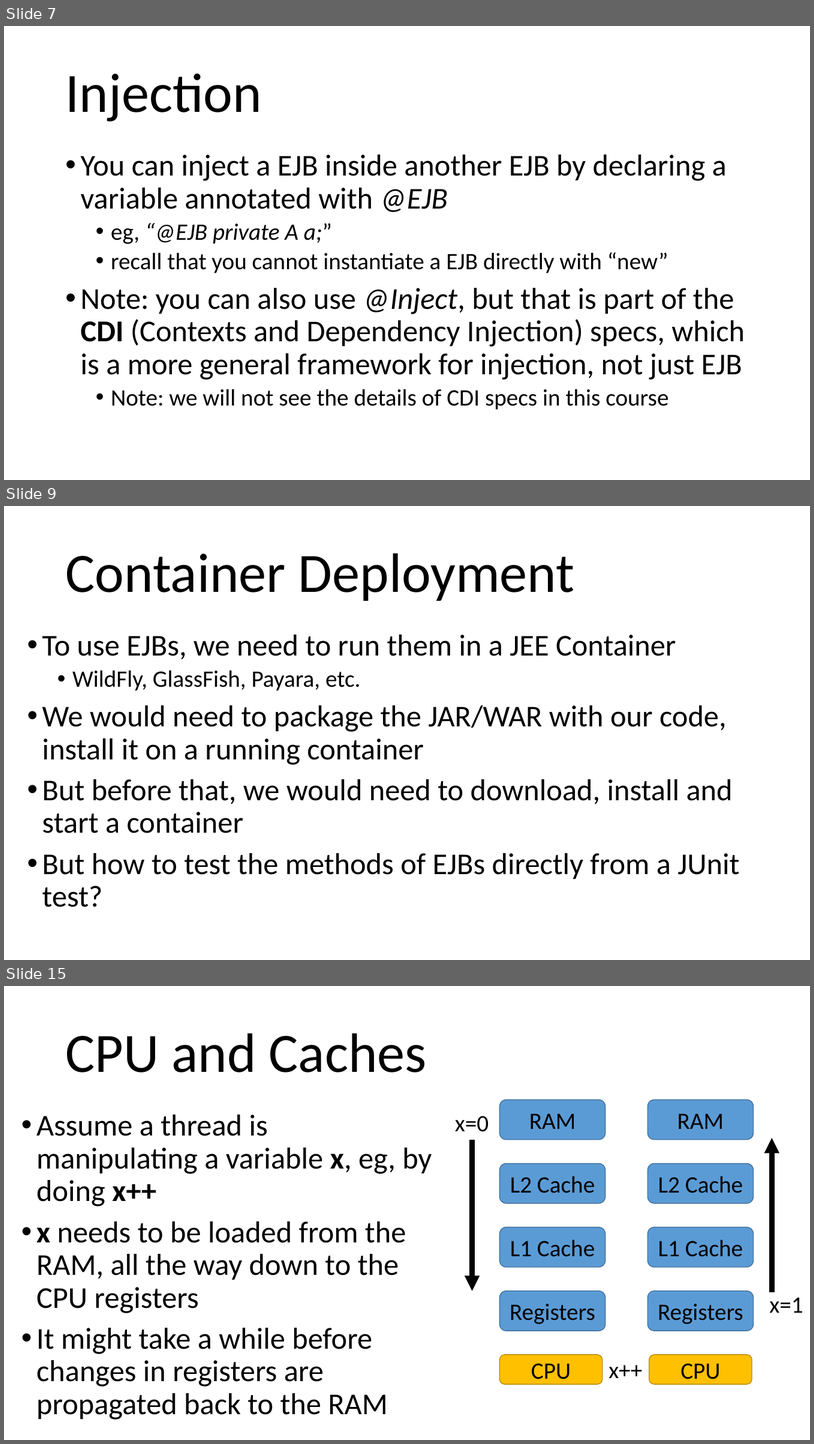
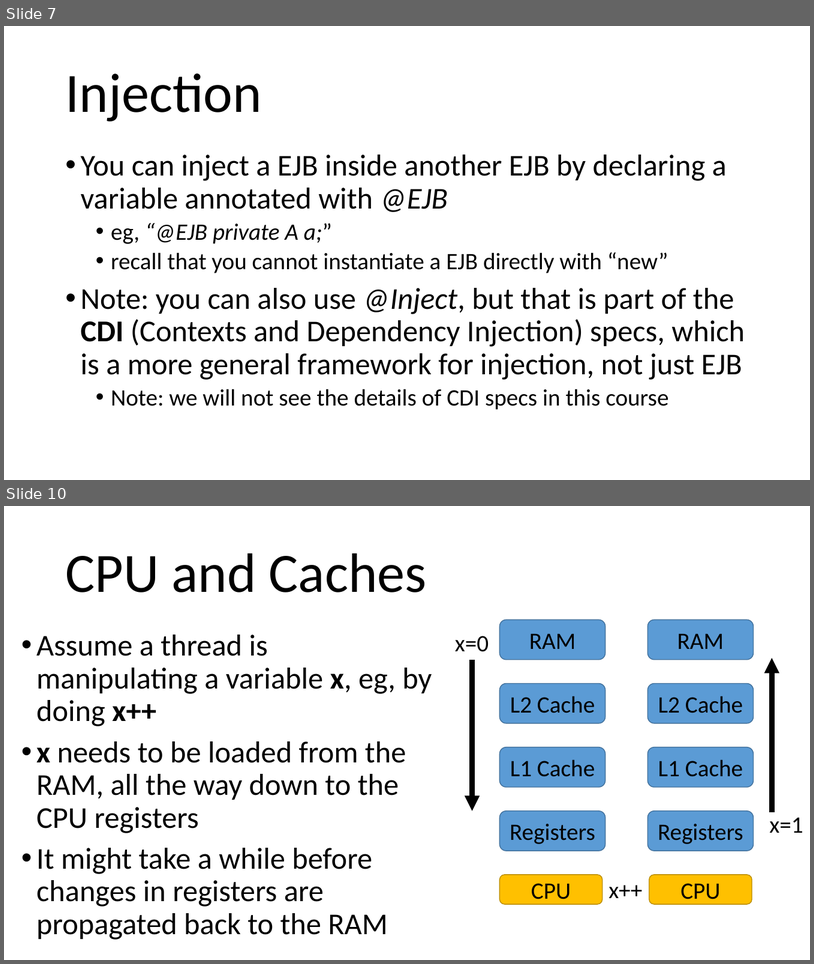
Before and after one commit to arcuri82/testing_security_development_enterprise_systems, a slide deck: doc/intro/slides/lesson_05_ejb.pptx. Shown one above the other, each under a label of ours: slides 7, 9 and 15 before the commit, slides 7 and 10 after it; the slides between them are not shown. The pictures are 814x1444 and 814x964 pixels, drawn with LibreOffice and Linux fonts; fonts in the diff are those of the drawing. Boxes give left, top, right and bottom in pixels: in the first picture for what was removed or moved away, otherwise in the second. Text is boxed around its words. In the diff, an @@ line names an element or a change of style, - is before the commit and + after.

```diff
--- a/doc/intro/slides/lesson_05_ejb.pptx
+++ b/doc/intro/slides/lesson_05_ejb.pptx
@@ slide 9 removed at box(4, 506, 810, 960), background #FFFFFF @@
@@ title removed at box(65, 553, 575, 601) @@
-Container Deployment
@@ text removed at box(42, 634, 740, 907) @@
-• To use EJBs, we need to run them in a JEE Container
-  • WildFly, GlassFish, Payara, etc.
-• We would need to package the JAR/WAR with our code, install it on a running container
-• But before that, we would need to download, install and start a container
-• But how to test the methods of EJBs directly from a JUnit test?
@@ what was slide 15 is now slide 10 @@
```
Also in this commit, not shown: 4 slides changed, 4 other slides removed, 4 other files.
